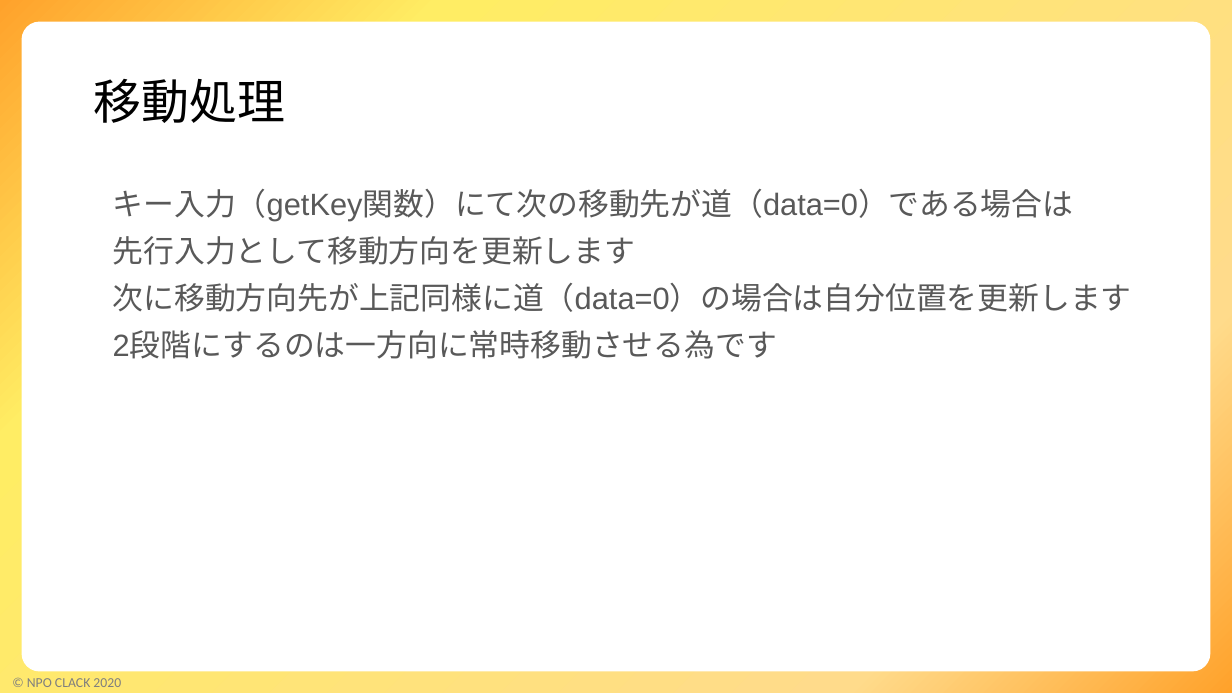
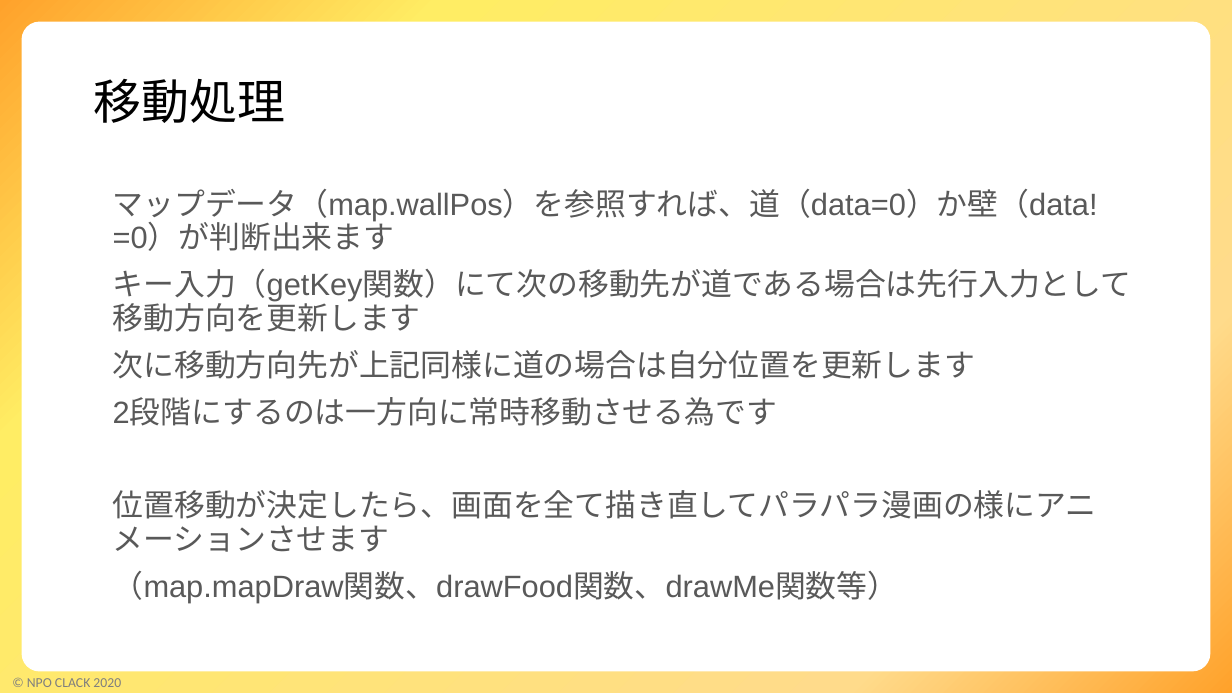
Before and after one commit to kinta2kunte/SnameGame, a slide deck: slide 7 of SnakeGame解説.pptx (slide 8 before the commit). Drawn at 1232x693 pixels with LibreOffice and Linux fonts; fonts in the diff are those of the drawing; background and template pictures are left out. Boxes give left, top, right and bottom in pixels: in the first picture for what was removed or moved away, otherwise in the second. Text is boxed around its words. In the diff, an @@ line names an element or a change of style, - is before the commit and + after.

```diff
--- a/SnakeGame解説.pptx
+++ b/SnakeGame解説.pptx
@@ text at <box>113,189,1132,379</box>: text changed @@
-キー入力（getKey関数）にて次の移動先が道（data=0）である場合は
-先行入力として移動方向を更新します
-次に移動方向先が上記同様に道（data=0）の場合は自分位置を更新します
+マップデータ（map.wallPos）を参照すれば、道（data=0）か壁（data!=0）が判断出来ます
+キー入力（getKey関数）にて次の移動先が道である場合は先行入力として移動方向を更新します
+次に移動方向先が上記同様に道の場合は自分位置を更新します
@@ text at <box>113,490,1097,604</box>: paragraphs added @@
+位置移動が決定したら、画面を全て描き直してパラパラ漫画の様にアニメーションさせます
+（map.mapDraw関数、drawFood関数、drawMe関数等）
```
Also in this commit, not shown: 6 other slides changed, 1 slide removed, 1 other file.
